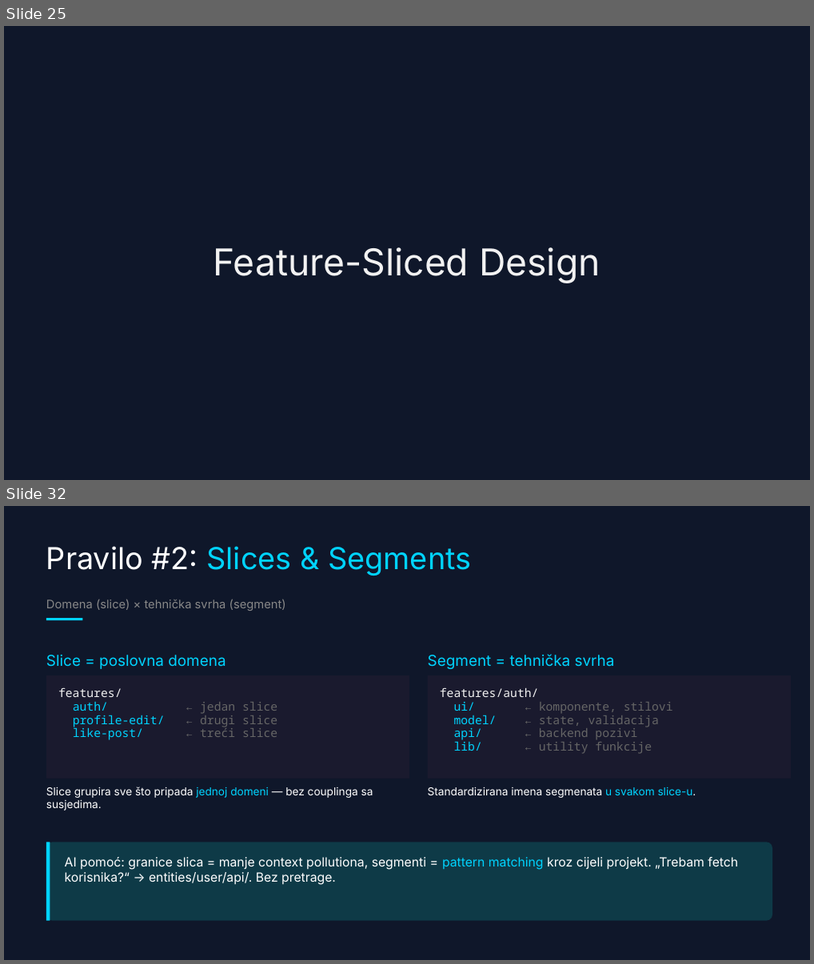
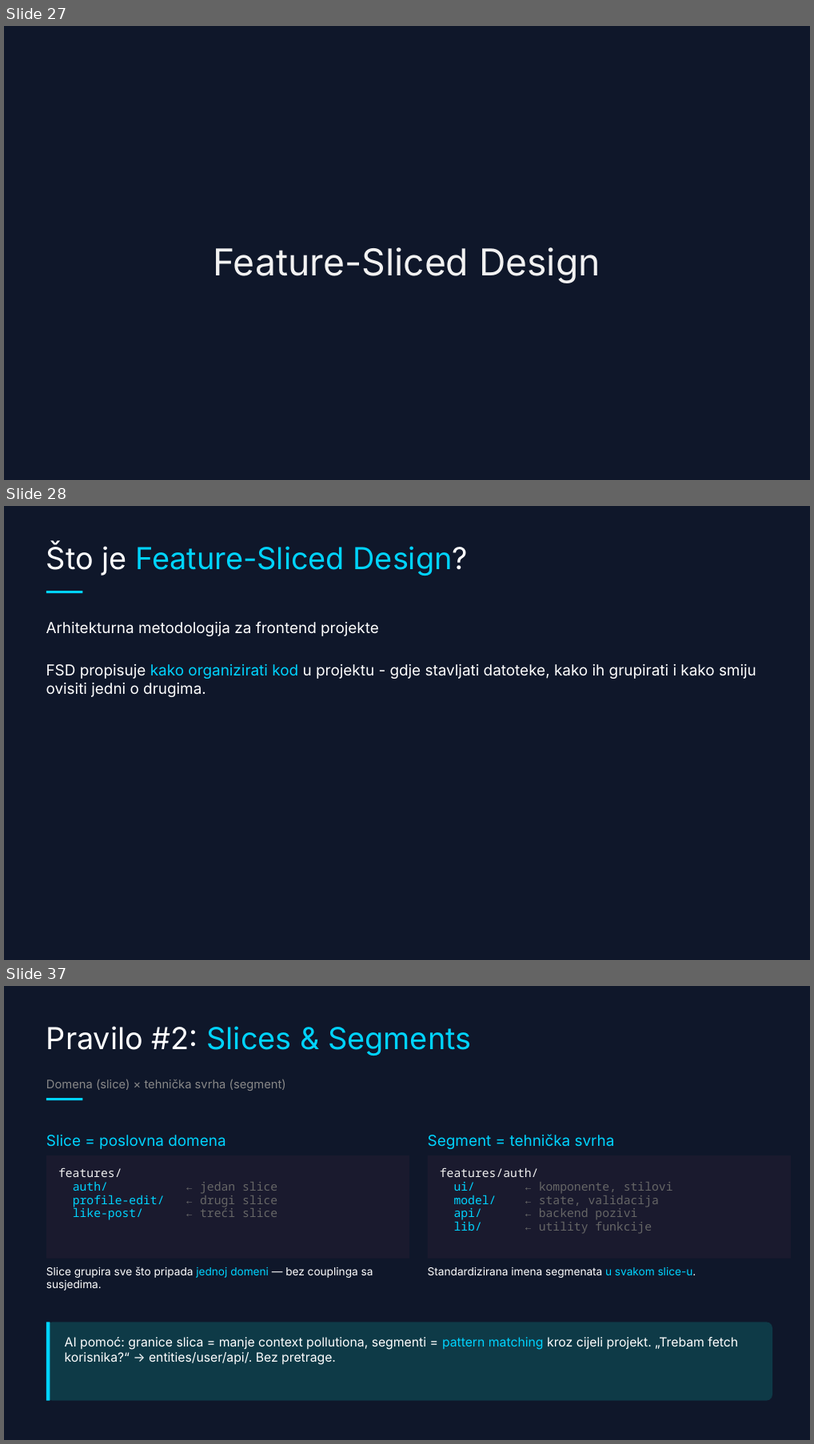
Before and after one commit to doksara/debug-presentation, a slide deck: frontend-arhitektura--dark-tech-with-fsd.pptx. Shown one above the other, each under a label of ours: slides 25 and 32 before the commit, slides 27, 28 and 37 after it; the slides between them are not shown. The pictures are 814x964 and 814x1444 pixels, drawn with LibreOffice and Linux fonts; fonts in the diff are those of the drawing. Boxes give left, top, right and bottom in pixels: in the first picture for what was removed or moved away, otherwise in the second. Text is boxed around its words. In the diff, an @@ line names an element or a change of style, - is before the commit and + after.

```diff
--- a/frontend-arhitektura--dark-tech-with-fsd.pptx
+++ b/frontend-arhitektura--dark-tech-with-fsd.pptx
@@ slide 28 added at [4,506,810,960], background #0F172A @@
@@ text added at [46,544,469,576], 36 pt, text #00D4FF @@
+Što je Feature-Sliced Design?
@@ rectangle added at [46,591,82,593], fill #00D4FF @@
@@ text added at [46,621,379,636], 18 pt, text #FFFFFF @@
+Arhitekturna metodologija za frontend projekte
@@ text added at [46,664,757,697], 18 pt, text #FFFFFF @@
+FSD propisuje kako organizirati kod u projektu - gdje stavljati datoteke, kako ih grupirati i kako smiju ovisiti jedni o drugima.
@@ what was slide 25 is now slide 27 @@
@@ what was slide 32 is now slide 37 @@
```
Also in this commit, not shown: 3 slides changed, 5 other slides added, 1 slide removed, 4 other files.
